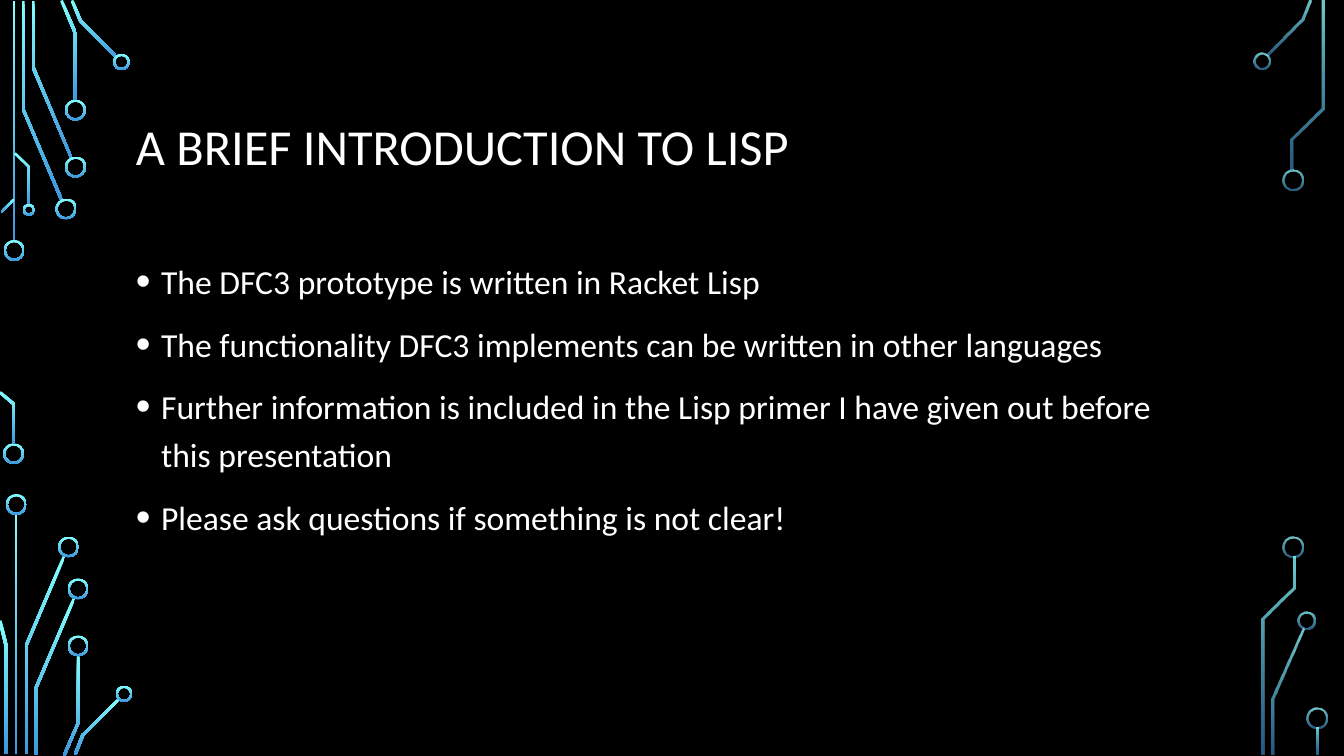
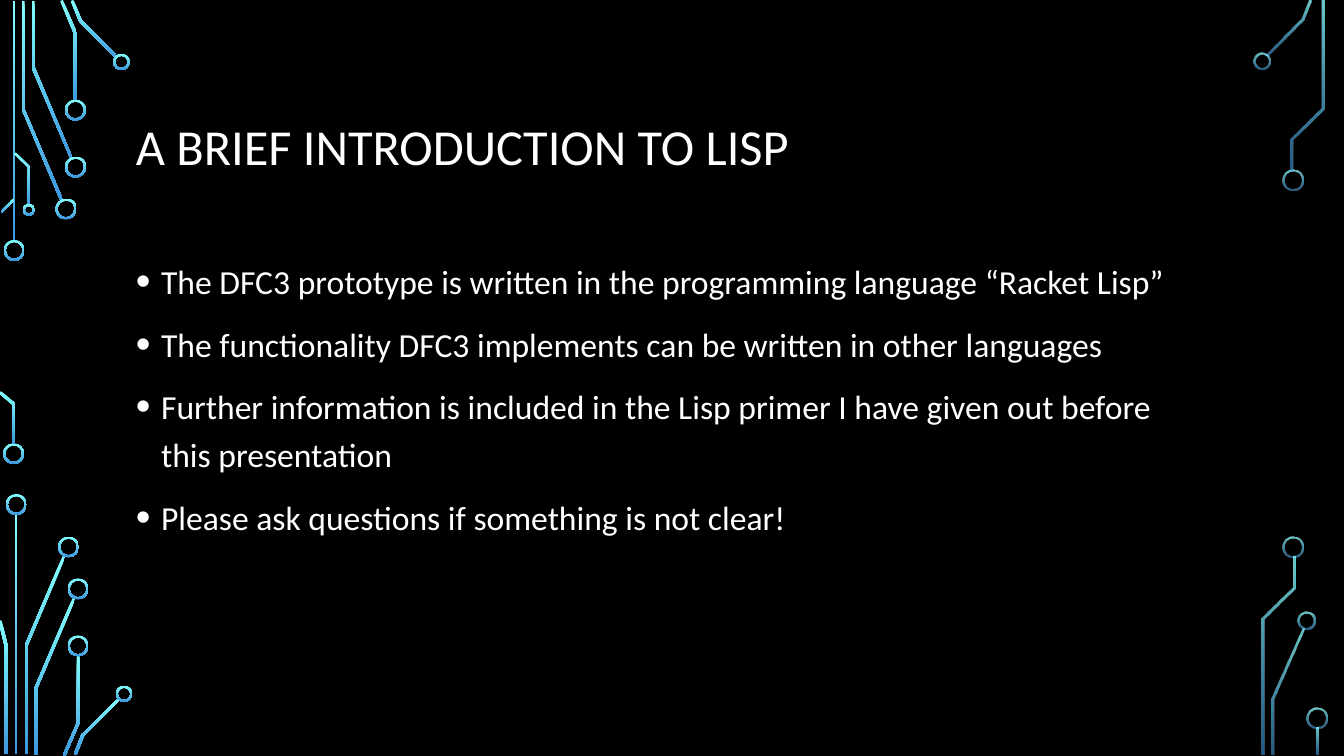
Before and after one commit to durandaltheta/3, a slide deck: slide 7 of DFC3.pptx. Drawn at 1344x756 pixels with LibreOffice and Linux fonts; fonts in the diff are those of the drawing; background and template pictures are left out. Boxes give left, top, right and bottom in pixels: in the first picture for what was removed or moved away, otherwise in the second. Text is boxed around its words. In the diff, an @@ line names an element or a change of style, - is before the commit and + after.

```diff
--- a/DFC3.pptx
+++ b/DFC3.pptx
@@ text at bbox=[161, 270, 1164, 300]: text changed @@
-• The DFC3 prototype is written in Racket Lisp
+• The DFC3 prototype is written in the programming language “Racket Lisp”
```
Also in this commit, not shown: 8 other slides changed, 2 slides added, 1 slide removed, 3 other files.
